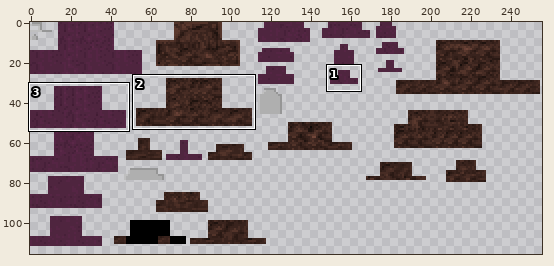
Sprite sheet -- src/main/resources/assets/starcraft/textures/model/brutalisk.png. The first picture is a wide view before the edit; the outline marks the close-up.
Close-up. Before:
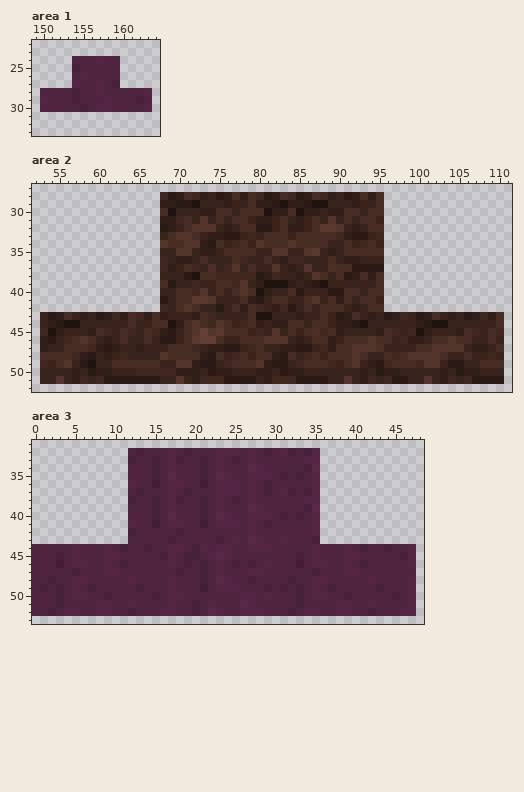
The file is 256x128 pixels. Colours within 5 levels of each other are drawn and written as one. Shown: area 1: x 149..164, y 22..33; area 2: x 52..111, y 27..52; area 3: x 0..48, y 31..53. The wide view leaves out empty margins. The commit also changed other parts of the picture, which this record leaves out.
After:
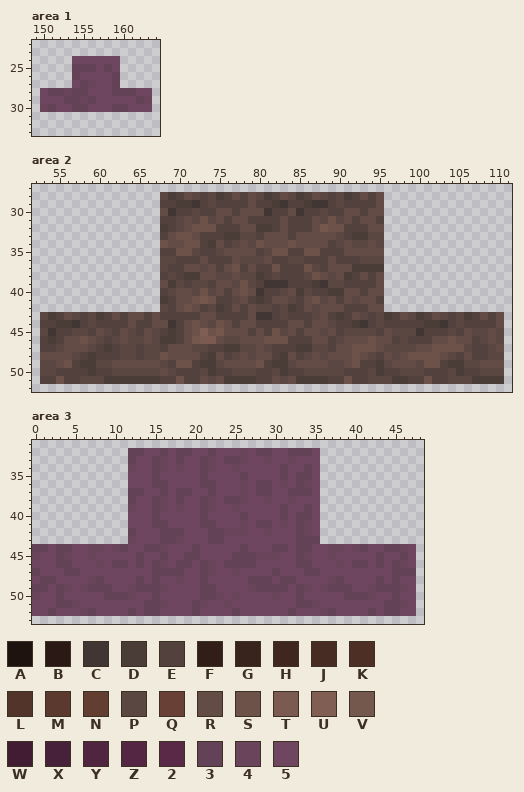
Palette (. is transparent): A #1f130f  B #2a1914  C #413633  D #4a3c37  E #52413c  F #321e18  G #39231d  H #3f2720  J #472c24  K #4d2f26  L #53342a  M #5b392e  N #623d32  P #5b4741  Q #684036  R #634c45  S #6d524a  T #7a5a51  U #805e53  V #74574d  W #411c33  X #472039  Y #4f253f  Z #552544  2 #5b2948  3 #634157  4 #69445b  5 #6f4660
Diff:
--- area 1
@@ x 149..164 @@
 23 ................
-24 .....YYYZYY.....
-25 .....XYYYYY.....
-26 .....YZYYYY.....
-27 .....ZYYZYX.....
-28 .YYYYXYYZYYYYYZ.
-29 .ZYYYXYYYZYYYXY.
-30 .YYYYYXYZZYYYYZ.
+24 .....555555.....
+25 .....333535.....
+26 .....355553.....
+27 .....534553.....
+28 .53343355533355.
+29 .55533435555534.
+30 .43553355533555.
 31 ................
--- area 2
@@ x 52..111 @@
 27 ............................................................
-28 ................HBFJHFGBFJFJHBFJHBFJHFGBFJFJ................
-29 ................FFBBAGGGFGGJFFBAFFBAAGGGFGGJ................
-30 ................JAGGGFFJJGJJJAFFJAFFGFFJJGJJ................
-31 ................FFHJGLGJGJJGFFGJGFGJGLGJGJJG................
-32 ................BFGJLLLGFGJJBBGJFFGJMMLGFGJJ................
-33 ................GJLLJGFFBBGHGJJJGJJJJJHFBBGH................
-34 ................LJJLLFBJGHJGLJJJLJJJJGGJGHJG................
-35 ................GGLLGFFGJJJJGGLLGGLMGFGJJJJJ................
-36 ................HGFFGJGGGJHGGJGFHHGGGJGFFGGG................
-37 ................HFGJHGKGHLGJGGLGFGLGGKJJBBBB................
-38 ................GGGBAJJHHHHHBFHGGFGLJGJBFJFJ................
-39 ................JBGGHGGJJHLGFAAAFGFBAGGGGGGJ................
-40 ................GGJJHLGJGJLJAFGGJBGGGBBJJGJJ................
-41 ................BGJJMMLGGGJFBGJJGGJLGJFJGJJG................
-42 ................HGJLJGGBGJFJHGFHBGJGJJJGFGJJ................
-43 .GBFJGFGBFHFJHFJFGGGFJHGGGGJAAGGGFGGJGBFJGFGBFHGBFJGFGBFHFJ.
-44 .GFBAAGGGGGGJGGJJAFJLJHLJGHJFGFFJJGJJGFFBAGGGGGGFBAAGGGGGGJ.
-45 .HAFGGGFJHGJHGJHFBGJLQLMJJJGHGLGJGJKHJFGGGGFJHGHAFGGGFJHGJH.
-46 .FBGHJLJGFGJGGJGBBGJMNNJGGJJJLLLGFGJJFGJJJLJJGHFFGJJLJJGGJG.
-47 .FGGJJJHFBFGGFGGGJJJHGFFBBGHJGGFFBBGHFJJLLLKGGGGJJLLLLGFFGJ.
-48 .JJJJHFBGFGHGGGGLJJJJFBJGHJGJJFBJGHJGJJJLJGGJHJLLLLJGGJGGHG.
-49 .HGJLGBAGGJJJJJJGGLLFBBGHJJJLFBBGHJJJHGJLGFBHJJJHLLGBBGGJJJ.
-50 .GGGGFGBFFGGGHHHHHFFFGBFFGGGFFGBFFGGGGGGGFGBFFGGGGGFGBFFGGG.
-51 .GGLGFHGHBBBBBBBGGLGFHHHBBBBGFHHHBBBBGGLGFHGHBBGGLGFHGHBBBB.
+28 ................PDERPEPDERERPDERPDERPEPDERER................
+29 ................EEDDCEPEEEEREEDCEEDCCEPEEEER................
+30 ................RCEEPEERRERRRCEERCEEPEERRERR................
+31 ................EEPRPSPRERREEEEREEERPSPRERRE................
+32 ................DEPRSSSEEERRDDEREEERVSSEEERR................
+33 ................ERSSREEEDDPPERRRERRRRRPEDDPP................
+34 ................SRRSSEDREPRPSRRRSRRRREPRPPRP................
+35 ................EESSPEEPRRRREPSSEESSEEERRRRR................
+36 ................PPEEEREEERPPPREEPPEEEREEEPPP................
+37 ................PEERRPRERSEREESEEESPERRRDDDD................
+38 ................EPEDDRRPPRPPDEPEEEPSRPRDERER................
+39 ................RDPEPPERRPSPECCCEEEDCPPEEEER................
+40 ................EPRRPSPRERSRCEEPRDPEEDDRRERR................
+41 ................DERRSVSEEPREDERRPERSPRERPRRE................
+42 ................PERSREPDERERPPEPDERPRRREEERR................
+43 .PDERPEPDERERREREEEEERREEEERCCEPEEEPREDERPEPDERPDERPEPDERER.
+44 .EEDDCEPEEEEREERRCERSRPSRERREEEERRERRPEEDCEPEEEEEDDCEPEEEER.
+45 .PCEEPPERPERPERPEDERSUSVRRRERESPRERRPREPPPPERPPPCEEEPERPPRP.
+46 .EDERRSRPEPRPPRPDDERVTTRPPRRRSSSEEERREPRRRSRREPEEERRSRREPRP.
+47 .EEPRRRPEDEPPEPPERRRPPEEDDPPRPEEEDDPPERRSSSRPPPPRRSSSSPEEPR.
+48 .RRRRPEDEEEPPEPPSRRRREDREPRPRREDREPRPRRRSRPERPRSSSSRPEREEPP.
+49 .PPRSEDDPPRRRRRRPESSEDDPRRRRSEDDPRRRRPPRSEEDPRRRPSSEDDPPRRR.
+50 .PPEEEEDEEPPPPPPRPEEEPDEEPPPEEPDEEPPPPPEEEPDEEPPPEEEPDEEPPP.
+51 .EESEEPPPDDDDDDDEESEERPRDDDDEERPRDDDDEESEEPPPDDEESEEPPPDDDD.
 52 ............................................................
--- area 3
@@ x 0..48 @@
 31 .................................................
-32 ............YXYYYZYXYYYZZZYZYXYZXYXZ.............
-33 ............XYYXYZXYYXYZYXYZYYYYYYZZ.............
-34 ............YYYXYZYYYXYZYYY2ZYYYYYX2.............
-35 ............YYYXY2YYYXY2ZYYZZZYXYXYZ.............
-36 ............ZYYWYZZYYWYZZZYZYXYYYYYZ.............
-37 ............YXYYYZYXYYYZZZYZYXYZXYXZ.............
-38 ............XYYXYZXYYXYZYXYZYYYYYYZZ.............
-39 ............YYYXYZYYYXYZYYY2ZYYYYYX2.............
-40 ............YYYXY2YYYXY2ZYYZZZYXYXYZ.............
-41 ............ZYYWYZZYYWYZZZYZYXYYYYYZ.............
-42 ............XYYYYYXYYYYYYYYZYYYYYYYZ.............
-43 ............YYYYYXYYYYYXYZY2ZYYZYYYX.............
-44 YYYYYZYYYZYXYYXYYZZYXZYZZYYZZZYYYYYZYYYZYXYYXYYZ.
-45 YYYXYZYYYZZYYYYYXZYXXYZ2ZYYYYYYYYXYZYYYZZYYYYYXZ.
-46 YYYWYZZYYZYXYYYYYZYXYXYZYXYXYZYYYWYZZYYZYXYYYYYZ.
-47 YYYYYXYYYZZYYYYYYYXYYXYZYYYZZYYYYYYXYYYZZYYYYYYY.
-48 YYXYYZZYYYYYZYYYYZYYYXY2ZYYXYYYYXYYZZYYYYYZYYYYZ.
-49 YXYXYZYXYYYYYXYYYZYYYWYZZZYYYXYXYXYZYXYYYYYXYYYZ.
-50 YYYXYZZYYXYYYYYXYZZYYYYYYYZZYZYYYXYZZYYXYYYYYXYZ.
-51 YYYXYYYYZZYYZYYYYZYYXYZYYY2ZYYYYYXYYYYZZYYZYYYYZ.
-52 YYXYZZYYZZYYXYYYZZYYXY2ZYYZZZYYYXYZZYYZZYYXYYYZZ.
+32 ............335535335535554533553335.............
+33 ............355345355345334554554555.............
+34 ............455345455345545555535535.............
+35 ............555355555355553555535335.............
+36 ............555335555335554533545345.............
+37 ............335535335535554533553335.............
+38 ............355345355345334554554555.............
+39 ............455345455345545555535535.............
+40 ............555355555355553555535335.............
+41 ............555335555335554533545345.............
+42 ............355533355533444554555345.............
+43 ............455533455533555555555333.............
+44 335335544543553345553555553555335335544543553345.
+45 455345545555535535533555533344455345545555535535.
+46 555335554533535345335345333355555335554533535345.
+47 355533555555555333355345545555355533555555555333.
+48 533555543555535355455355555333533555543555535355.
+49 335345433355433345555335555433335345433355433345.
+50 455355555333455355555334545555455355555333455355.
+51 555334555555553345553455455555555334555555553345.
+52 553555435555353355553555535555553555435555353355.
 53 .................................................
Boxes around the changes in both close-ups, in picture pixels (x1, y1, x2, y2):
changed: (40, 56, 152, 112)
changed: (40, 192, 504, 384)
changed: (32, 448, 416, 616)
